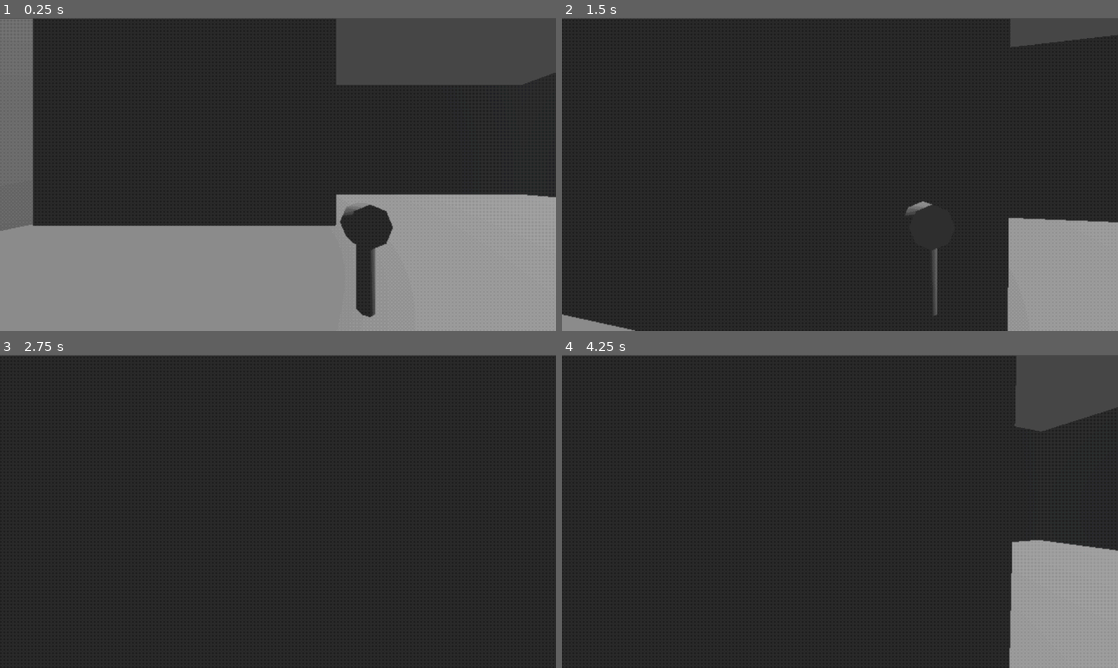
Above: before the commit, frames 1-4 (two rows, left to right).
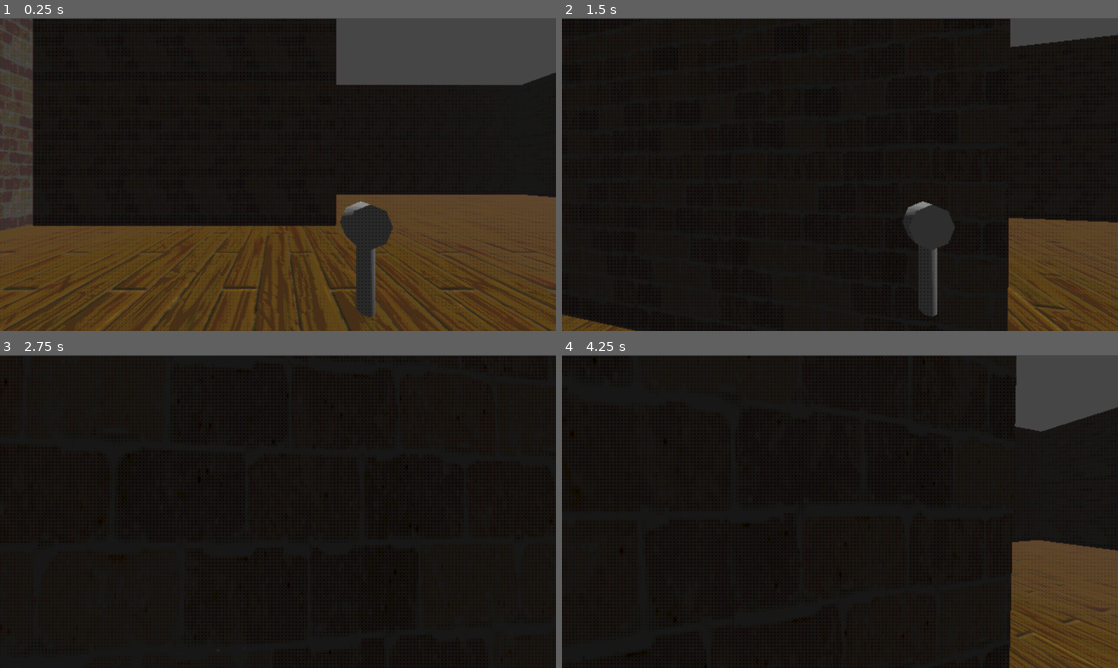
Above: after the commit, the same moments.

Repository: electrp/ggj25
Game: Godot game, scene res://levels/lvl_Room1.tscn
Same seed, same stepped clock (60 frames per second), same inputs: the game is played once before the commit and once after it. This scene is started directly instead of the project's main scene.
Inputs (mouse positions are in pixels of both pictures, inside the frame that each line leads up to):
- Up to frame 1 (0.25 s): no input
- Up to frame 2 (1.5 s): tap Enter at 0.5 s; move the mouse to (867, 174) at 0.52 s; press the mouse at (867, 174) at 0.53 s; hold Up (ui_up) from 0.53 s (still down); tap Space (ui_accept) at 0.77 s; move the mouse to (812, 174) at 1.27 s; release the mouse at (812, 174) at 1.28 s; click (812, 174) at 1.35 s
- Up to frame 3 (2.75 s): keep holding Up (ui_up); tap Space (ui_accept) at 1.52 s; move the mouse to (289, 505) at 2.02 s; press the mouse at (289, 505) at 2.03 s
- Up to frame 4 (4.25 s): keep holding Up (ui_up); tap Space (ui_accept) at 2.75, 3.02, 3.77 s; move the mouse to (834, 517) at 2.77 s; release the mouse at (834, 517) at 2.78 s; click (834, 517) at 2.85 s; move the mouse to (878, 514) at 3.52 s; press the mouse at (878, 514) at 3.53 s

The runs differ from the first frame. In frame 1, 42% of the frame differs, in the area x 0-100%, y 0-100%; in frame 2, 15%; in frame 3, 10%; in frame 4, 16%.

Commit message:
More stuff

Diff:
--- a/ggj25/assets/materials/mat_Floor.tres
+++ b/ggj25/assets/materials/mat_Floor.tres
@@ -4,4 +4,5 @@
 
 [resource]
 albedo_texture = ExtResource("1_jrp6g")
-uv1_scale = Vector3(5, 5, 5)
+uv1_scale = Vector3(15, 15, 15)
+uv1_triplanar = true
--- a/ggj25/assets/materials/mat_Wall.tres
+++ b/ggj25/assets/materials/mat_Wall.tres
@@ -1,7 +1,8 @@
-[gd_resource type="StandardMaterial3D" load_steps=2 format=3 uid="uid://dtf0gntn1ya0r"]
+[gd_resource type="StandardMaterial3D" load_steps=2 format=3 uid="uid://bglg5a4gy00pv"]
 
 [ext_resource type="Texture2D" uid="uid://j5b60mt61xuk" path="res://assets/textures/Bricks/Bricks_02-256x256.png" id="1_0s21g"]
 
 [resource]
 albedo_texture = ExtResource("1_0s21g")
 uv1_scale = Vector3(5, 2, 3)
+uv1_triplanar = true
--- a/ggj25/levels/lvl_Room1.tscn
+++ b/ggj25/levels/lvl_Room1.tscn
@@ -1,12 +1,14 @@
-[gd_scene load_steps=12 format=3 uid="uid://b7kkhjp281kc6"]
+[gd_scene load_steps=13 format=3 uid="uid://b7kkhjp281kc6"]
 
 [ext_resource type="PackedScene" uid="uid://b5logkqgxqaun" path="res://prefabs/pf_Player.tscn" id="1_2lqyt"]
 [ext_resource type="Shader" path="res://assets/shaders/psx.gdshader" id="1_txtqo"]
+[ext_resource type="Material" uid="uid://b7emld1r7yxmu" path="res://assets/materials/mat_Floor.tres" id="2_03ixh"]
 [ext_resource type="PackedScene" uid="uid://j4sd65yaxc0i" path="res://prefabs/pf_BubbleSpawner.tscn" id="2_j1ux3"]
 [ext_resource type="PackedScene" uid="uid://divgqk0d2lwlt" path="res://prefabs/pf_Fan.tscn" id="3_43o8t"]
+[ext_resource type="Material" uid="uid://bglg5a4gy00pv" path="res://assets/materials/mat_Wall.tres" id="3_j23t1"]
 [ext_resource type="PackedScene" uid="uid://cvtqjhvbijcac" path="res://prefabs/pf_Vent.tscn" id="3_xm7k1"]
-[ext_resource type="PackedScene" uid="uid://blp4ky1vg6all" path="res://assets/models/grate.fbx" id="5_d6it0"]
-[ext_resource type="PackedScene" path="res://prefabs/pf_PauseMenu.tscn" id="5_upi7x"]
+[ext_resource type="PackedScene" uid="uid://blp4ky1vg6all" path="res://assets/materials/models/grate.fbx" id="5_d6it0"]
+[ext_resource type="PackedScene" uid="uid://r5iernwak6gt" path="res://prefabs/pf_PauseMenu.tscn" id="5_upi7x"]
 [ext_resource type="PackedScene" uid="uid://dmjmirg3qxamh" path="res://prefabs/pf_Door.tscn" id="6_6pof4"]
 
 [sub_resource type="ShaderMaterial" id="ShaderMaterial_1nht1"]
@@ -15,8 +17,6 @@
 shader_parameter/dithering = true
 shader_parameter/colors = 12
 shader_parameter/dither_size = 1
-
-[sub_resource type="BoxMesh" id="BoxMesh_kqw4f"]
 
 [sub_resource type="GDScript" id="GDScript_a0aq6"]
 script/source = "extends \"res://scripts/scr_Door.gd\"
@@ -59,24 +59,23 @@
 
 [node name="Floor" type="CSGBox3D" parent="SubViewportContainer/SubViewport" groups=["poppable"]]
 transform = Transform3D(100.099, 0, 0, 0, 1.00099, 0, 0, 0, 100.099, 0.00888634, 0.306467, 0.00823784)
-use_collision = true
-
-[node name="MeshInstance3D" type="MeshInstance3D" parent="SubViewportContainer/SubViewport/Floor"]
-transform = Transform3D(1, 0, 0, 0, 1, 0, 0, 0, 1, -0.000330696, 0, -5.91278e-07)
-mesh = SubResource("BoxMesh_kqw4f")
-skeleton = NodePath("")
+material_override = ExtResource("2_03ixh")
+use_collision = true
 
 [node name="WallLeft" type="CSGBox3D" parent="SubViewportContainer/SubViewport" groups=["poppable"]]
 transform = Transform3D(10, 0, 0, 0, 9.49386, 0, 0, 0, 0.266045, -0.0106361, 5.60184, -5.15279)
+material_override = ExtResource("3_j23t1")
 use_collision = true
 
 [node name="WallRight" type="CSGBox3D" parent="SubViewportContainer/SubViewport" groups=["poppable"]]
 transform = Transform3D(-27.8161, 0, -2.32584e-08, 0, 9.49386, 0, 2.43176e-06, 0, -0.266045, 2.10276, 5.63414, 5.08551)
+material_override = ExtResource("3_j23t1")
 use_collision = true
 size = Vector3(0.50708, 1, 1)
 
 [node name="WallBack" type="CSGBox3D" parent="SubViewportContainer/SubViewport" groups=["poppable"]]
 transform = Transform3D(-4.37114e-07, 0, -0.266045, 0, 9.49386, 0, 10, 0, -1.16292e-08, -5.14368, 5.65043, -0.00750303)
+material_override = ExtResource("3_j23t1")
 use_collision = true
 
 [node name="DirectionalLight3D" type="DirectionalLight3D" parent="SubViewportContainer/SubViewport"]
@@ -84,6 +83,7 @@
 
 [node name="WallLeft2" type="CSGBox3D" parent="SubViewportContainer/SubViewport" groups=["poppable"]]
 transform = Transform3D(-4.37114e-07, 0, 0.266045, 0, 9.49386, 0, -10, 0, -1.16292e-08, 4.91649, 5.60184, -9.38814)
+material_override = ExtResource("3_j23t1")
 use_collision = true
 size = Vector3(0.861328, 1, 1)
 
@@ -95,20 +95,24 @@
 
 [node name="WallLeft3" type="CSGBox3D" parent="SubViewportContainer/SubViewport" groups=["poppable"]]
 transform = Transform3D(-4.37114e-07, 0, 0.266045, 0, 9.49386, 0, -10, 0, -1.16292e-08, 14.5768, 5.57578, -0.127202)
+material_override = ExtResource("3_j23t1")
 use_collision = true
 
 [node name="WallLeft4" type="CSGBox3D" parent="SubViewportContainer/SubViewport" groups=["poppable"]]
 transform = Transform3D(-10, 0, -2.32584e-08, 0, 9.49386, 0, 8.74228e-07, 0, -0.266045, 14.6919, 5.57181, -13.4936)
+material_override = ExtResource("3_j23t1")
 use_collision = true
 size = Vector3(1.9458, 1, 1)
 
 [node name="WallLeft5" type="CSGBox3D" parent="SubViewportContainer/SubViewport" groups=["poppable"]]
 transform = Transform3D(1.31134e-06, 0, -0.266045, 0, 9.49386, 0, 10, 0, 3.48876e-08, 24.3474, 5.57181, -3.70423)
+material_override = ExtResource("3_j23t1")
 use_collision = true
 size = Vector3(1.9458, 1, 1)
 
 [node name="WallLeft6" type="CSGBox3D" parent="SubViewportContainer/SubViewport" groups=["poppable"]]
 transform = Transform3D(10, 0, 4.44089e-15, 0, 9.49386, 0, -8.52651e-14, 0, 0.266045, 19.354, 0.753327, 5.0039)
+material_override = ExtResource("3_j23t1")
 use_collision = true
 size = Vector3(1, 0.194824, 1)
 
@@ -120,26 +124,31 @@
 
 [node name="WallLeft7" type="CSGBox3D" parent="SubViewportContainer/SubViewport" groups=["poppable"]]
 transform = Transform3D(10, 0, 4.44089e-15, 0, 9.49386, 0, -8.52651e-14, 0, 0.266045, 19.368, 4.26172, 4.99417)
+material_override = ExtResource("3_j23t1")
 use_collision = true
 size = Vector3(1, 0.304382, 1)
 
 [node name="WallLeft8" type="CSGBox3D" parent="SubViewportContainer/SubViewport" groups=["poppable"]]
 transform = Transform3D(10, 0, 4.44089e-15, 0, 9.49386, 0, -8.52651e-14, 0, 0.266045, 15.3213, 2.53401, 5.0019)
+material_override = ExtResource("3_j23t1")
 use_collision = true
 size = Vector3(0.193359, 0.249512, 1)
 
 [node name="WallLeft9" type="CSGBox3D" parent="SubViewportContainer/SubViewport" groups=["poppable"]]
 transform = Transform3D(10, 0, 4.44089e-15, 0, 9.49386, 0, -8.52651e-14, 0, 0.266045, 23.6143, 2.54968, 4.99595)
+material_override = ExtResource("3_j23t1")
 use_collision = true
 size = Vector3(0.140503, 0.249512, 1)
 
 [node name="WallRight2" type="CSGBox3D" parent="SubViewportContainer/SubViewport" groups=["poppable"]]
 transform = Transform3D(-27.8161, 0, -2.32584e-08, 0, 9.49386, 0, 2.43176e-06, 0, -0.266045, 13.5286, 5.66307, 5.0806)
+material_override = ExtResource("3_j23t1")
 use_collision = true
 size = Vector3(0.0828552, 1, 1)
 
 [node name="WallRight3" type="CSGBox3D" parent="SubViewportContainer/SubViewport" groups=["poppable"]]
-transform = Transform3D(-27.8161, 0, -2.32584e-08, 0, 9.49386, 0, 2.43176e-06, 0, -0.266045, 10.7672, 8.18024, 5.0806)
+transform = Transform3D(-27.8161, 0, -2.32584e-08, 0, 9.49386, 0, 2.43176e-06, 0, -0.266045, 10.772, 8.01999, 5.02656)
+material_override = ExtResource("3_j23t1")
 use_collision = true
 size = Vector3(0.123383, 0.469727, 1)
 
@@ -151,11 +160,13 @@
 
 [node name="WallRight4" type="CSGBox3D" parent="SubViewportContainer/SubViewport" groups=["poppable"]]
 transform = Transform3D(3.64764e-06, 0, -0.266045, 0, 9.49386, 0, 27.8161, 0, 3.48876e-08, 7.47078, 3.40086, 8.59327)
+material_override = ExtResource("3_j23t1")
 use_collision = true
 size = Vector3(0.254517, 0.523438, 1)
 
 [node name="WallRight5" type="CSGBox3D" parent="SubViewportContainer/SubViewport" groups=["poppable"]]
 transform = Transform3D(27.8161, 0, 4.65168e-08, 0, 9.49386, 0, -4.86352e-06, 0, 0.266045, 17.101, 3.40086, 10.4601)
+material_override = ExtResource("3_j23t1")
 use_collision = true
 size = Vector3(0.694366, 0.523438, 1)
 
@@ -235,7 +246,7 @@
 transform = Transform3D(13.8116, 4.20986e-15, 1.17933e-07, -4.28972e-21, 7.835, -1.17933e-07, 1.20745e-06, -6.84957e-07, -1.349, 43.4105, 2.27462, 5.7889)
 
 [node name="Node3D" parent="SubViewportContainer/SubViewport/grate3" instance=ExtResource("3_xm7k1")]
-transform = Transform3D(0.155, 5.29396e-23, 0, 0, 0.155, 2.22045e-16, 1.42109e-14, -7.10543e-15, 0.155, 0, 0, 0.210444)
+transform = Transform3D(0.0724029, 5.14453e-16, 6.32966e-09, 9.75462e-16, 0.127632, -1.1158e-08, 6.48056e-08, -6.48056e-08, -0.74129, -3.14305, -0.290315, 4.29125)
 
 [node name="PauseMenu" parent="." instance=ExtResource("5_upi7x")]
 
Not shown: 1 places in ggj25/assets/materials/env_Player.tres that only renumber resources
Renamed: ggj25/assets/models/grate.fbx -> ggj25/assets/materials/models/grate.fbx
Not shown, changed: ggj25/assets/materials/models/grate.fbx.import
Not shown: 1 places in ggj25/prefabs/pf_Player.tscn that only renumber resources
